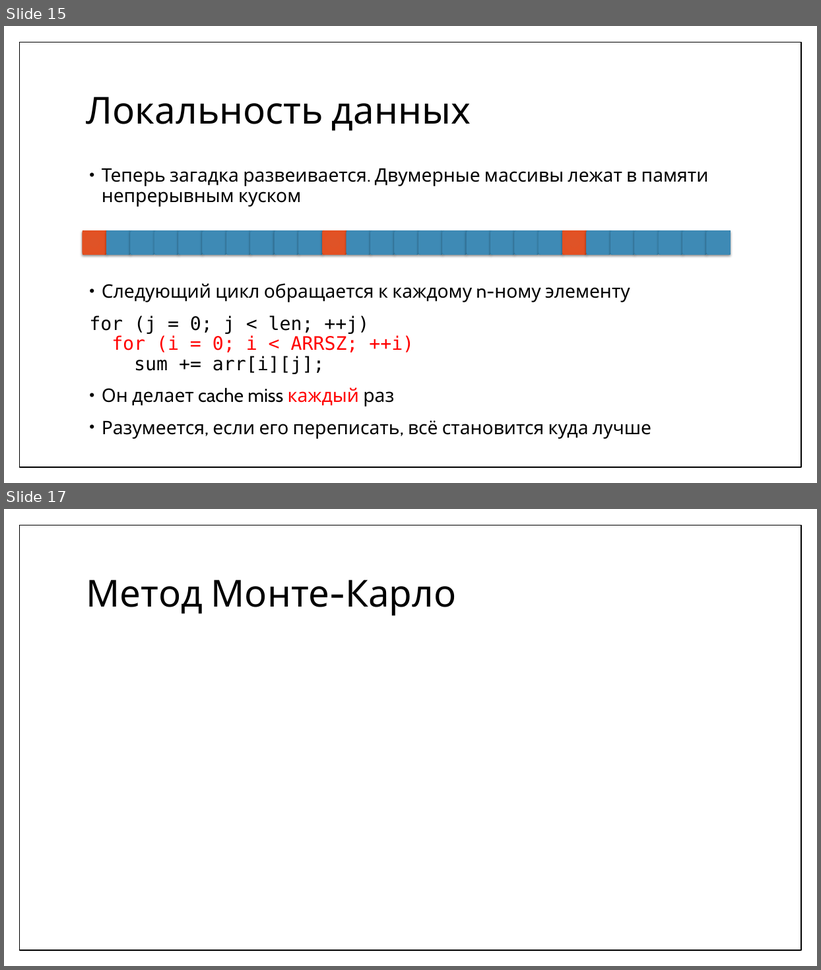
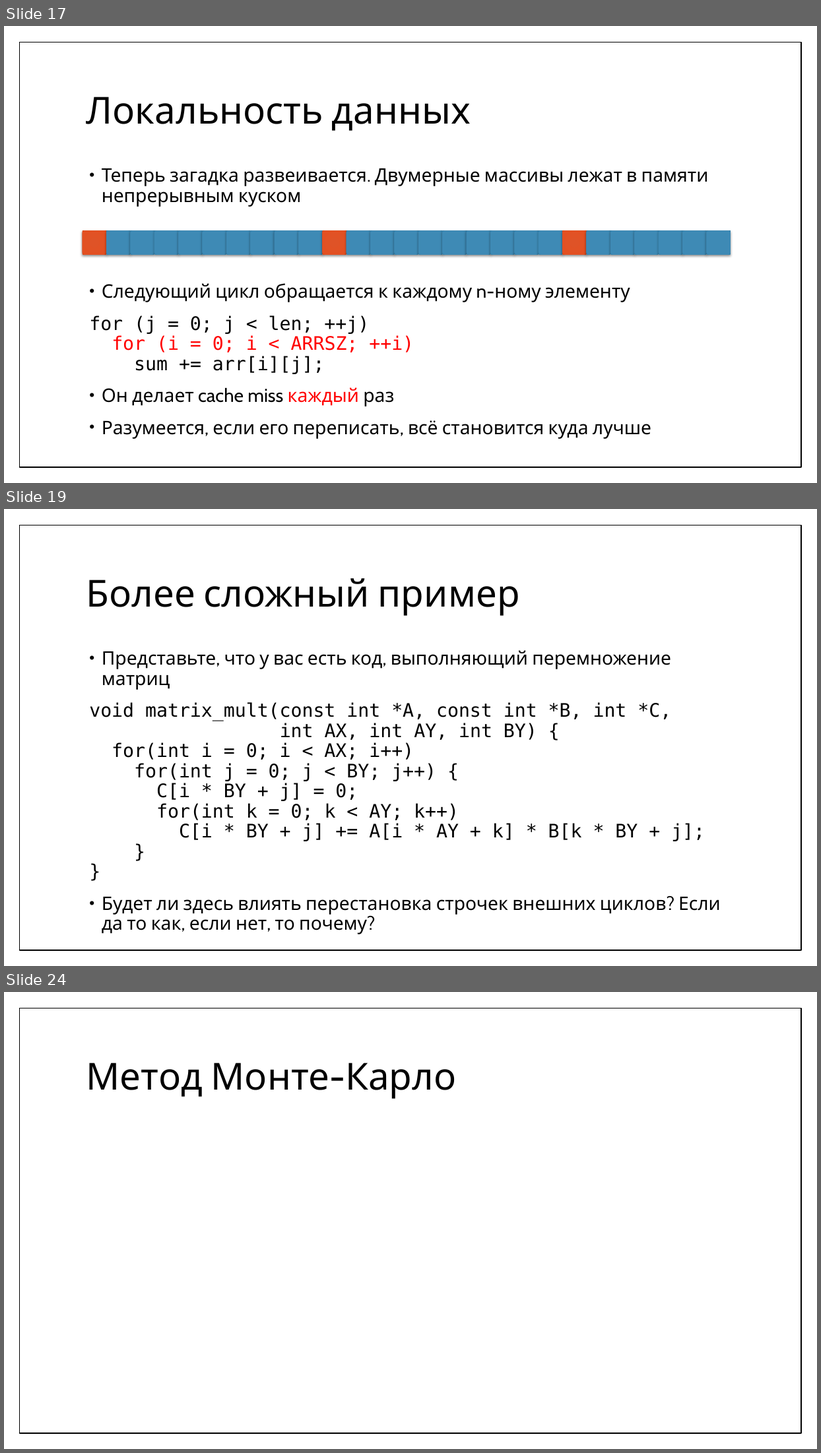
Before and after one commit to MIPT-ILab/cpp-lects-rus, a slide deck: other_lects/informatics/08-realworld.pptx. Shown one above the other, each under a label of ours: slides 15 and 17 before the commit, slides 17, 19 and 24 after it; the slides between them are not shown. The pictures are 821x970 and 821x1453 pixels, drawn with LibreOffice and Linux fonts; fonts in the diff are those of the drawing; grey boxes stand for pictures. Boxes give left, top, right and bottom in pixels: in the first picture for what was removed or moved away, otherwise in the second. Text is boxed around its words. In the diff, an @@ line names an element or a change of style, - is before the commit and + after.

```diff
--- a/other_lects/informatics/08-realworld.pptx
+++ b/other_lects/informatics/08-realworld.pptx
@@ slide 19 added at <box>4,509,817,966</box>, background #FFFFFF; not listed: 1 template element that a slide beside it also shows @@
@@ title added at <box>86,578,520,616</box>, 44 pt, text #000000 @@
+Более сложный пример
@@ text added at <box>89,650,721,935</box>, 22 pt, text #000000 @@
+• Представьте, что у вас есть код, выполняющий перемножение матриц
+void matrix_mult(const int *A, const int *B, int *C,
+int AX, int AY, int BY) {
+for(int i = 0; i < AX; i++)
+for(int j = 0; j < BY; j++) {
+C[i * BY + j] = 0;
+for(int k = 0; k < AY; k++)
+C[i * BY + j] += A[i * AY + k] * B[k * BY + j];
+}
+}
+• Будет ли здесь влиять перестановка строчек внешних циклов? Если да то как, если нет, то почему?
@@ what was slide 15 is now slide 17 @@
@@ what was slide 17 is now slide 24 @@
```
Also in this commit, not shown: 5 slides changed, 6 other slides added, 5 other files.
